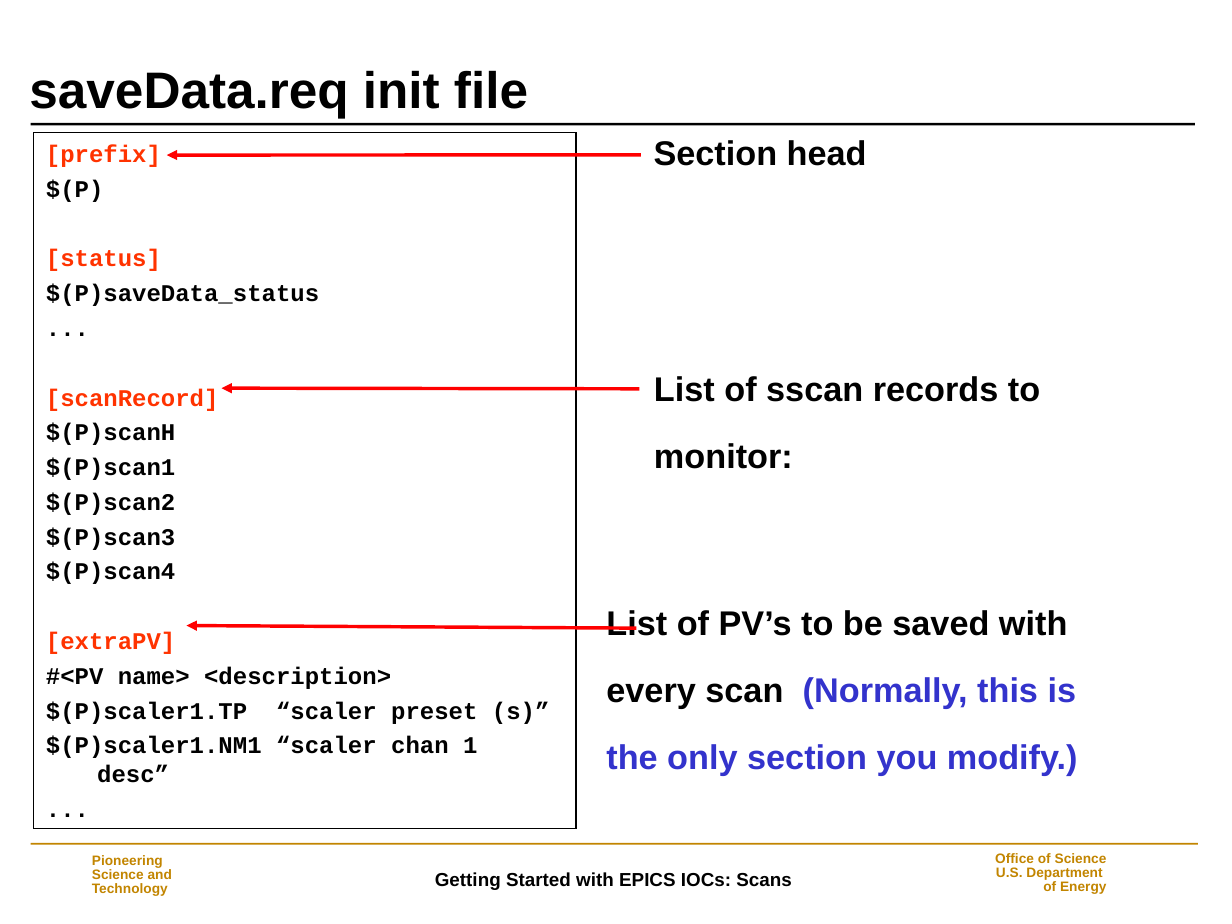
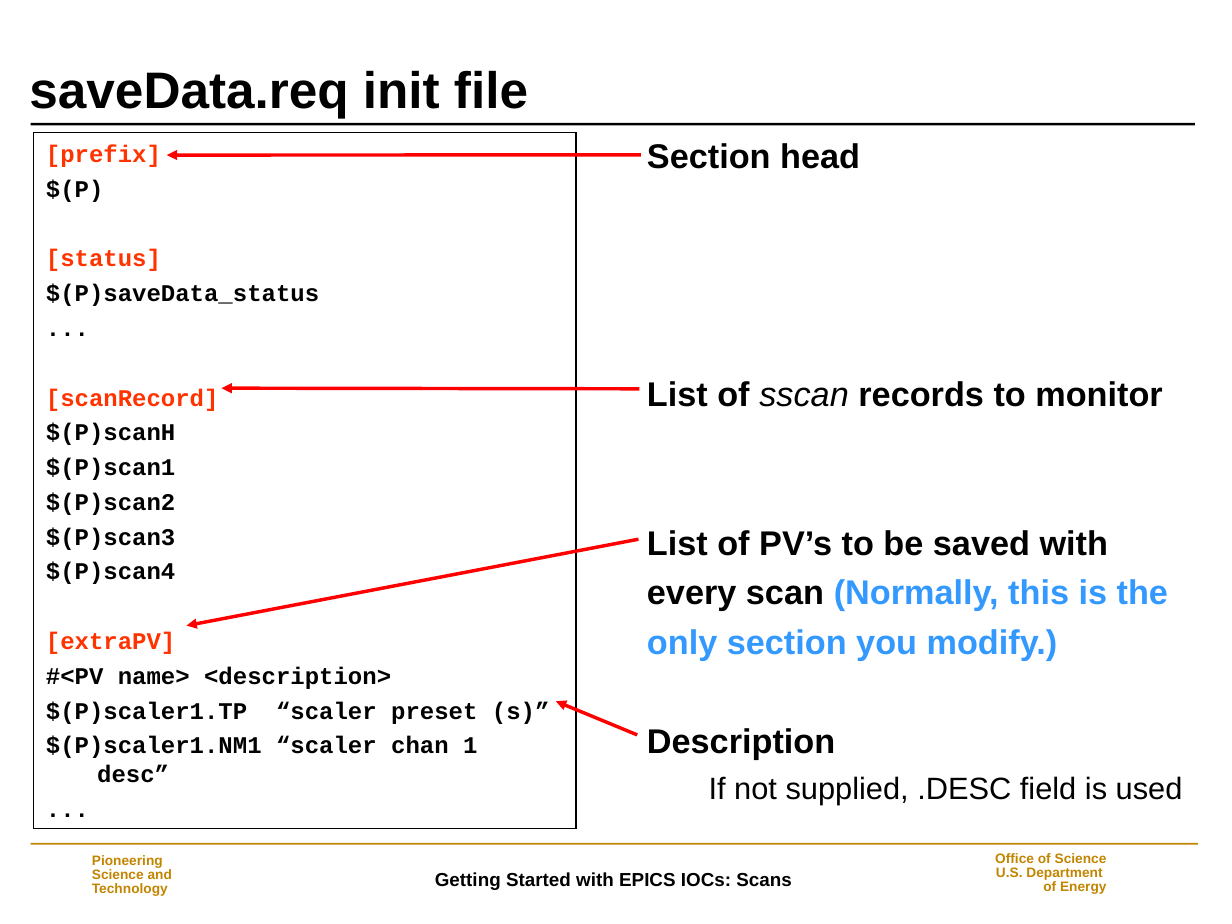
Before and after one commit to epics-modules/sscan, a slide deck: slide 25 of documentation/Scans.ppt. Drawn at 1232x924 pixels with LibreOffice and Linux fonts; fonts in the diff are those of the drawing; background and template pictures are left out. Boxes give left, top, right and bottom in pixels: in the first picture for what was removed or moved away, otherwise in the second. Text is boxed around its words. In the diff, an @@ line names an element or a change of style, - is before the commit and + after.

```diff
--- a/documentation/Scans.ppt
+++ b/documentation/Scans.ppt
@@ text "Section head": place and size @@
-text "Section head" at <box>606,610,1078,775</box>
+text "Section head" at <box>647,143,1183,805</box>
@@ text at <box>647,143,1162,407</box>: paragraphs added @@
+Section head
+List of sscan records to monitor
@@ text removed at <box>654,140,867,166</box> @@
-Section head
@@ text removed at <box>654,376,1040,469</box> @@
-List of sscan records to
-monitor:
@@ text at <box>647,530,1108,556</box>: indent changed; less space between paragraphs @@
@@ arrow moved from (636, 628) - (186, 626) to (638, 540) - (186, 626) @@
@@ text at <box>647,579,1183,805</box>: text changed; text colour #3333CC to #000000 @@
-every scan (Normally, this is
-the only section you modify.)
+every scan (Normally, this is the
+only section you modify.)
+Description
+  If not supplied, .DESC field is used
@@ arrow added from (637, 734) to (556, 701), #FF0000 2.01 pt @@
```
Also in this commit, not shown: 4 other slides changed.
